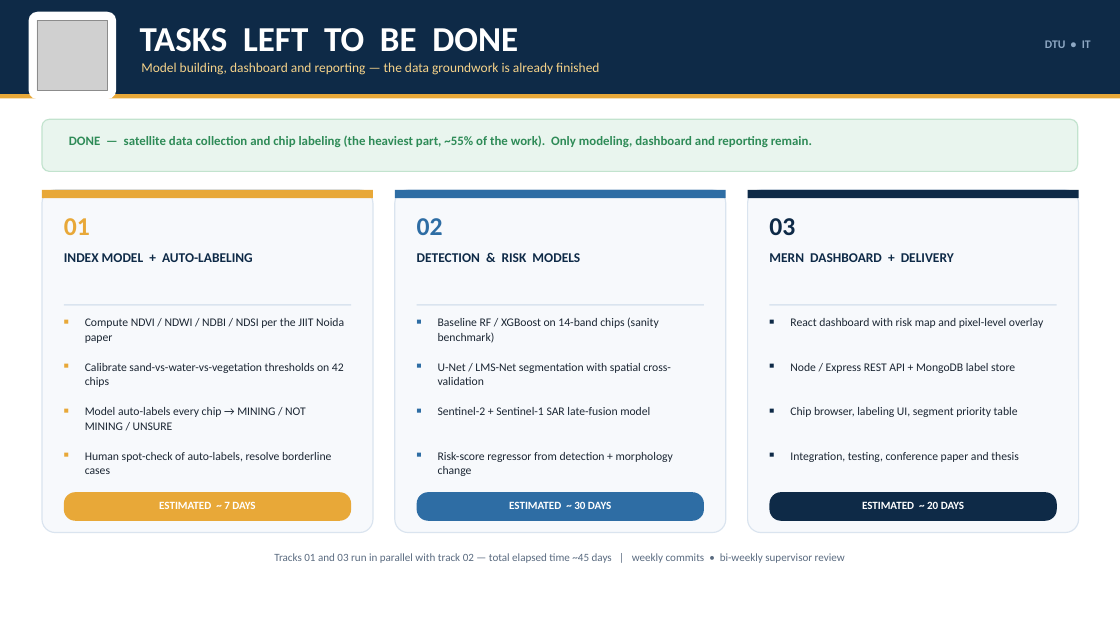
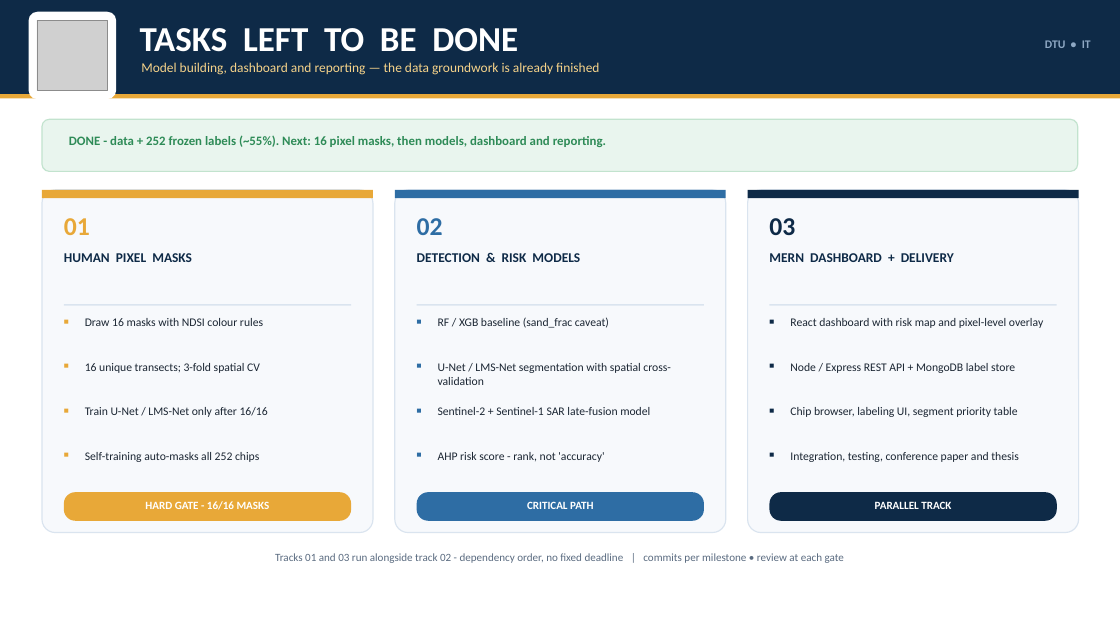
Before and after one commit to uppu123/AI-Based-illegal-Sand-Mining-Detection-and-Risk-Priortization-Detection, a slide deck: slide 3 of presentation/Project_Progress_Presentation.pptx. Drawn at 1120x630 pixels with LibreOffice and Linux fonts; fonts in the diff are those of the drawing; grey boxes stand for pictures. Boxes give left, top, right and bottom in pixels: in the first picture for what was removed or moved away, otherwise in the second. Text is boxed around its words. In the diff, an @@ line names an element or a change of style, - is before the commit and + after.

```diff
--- a/presentation/Project_Progress_Presentation.pptx
+++ b/presentation/Project_Progress_Presentation.pptx
@@ text at (x1=69, y1=135, x2=606, y2=147): text changed @@
-DONE — satellite data collection and chip labeling (the heaviest part, ~55% of the work). Only modeling, dashboard and reporting remain.
+DONE - data + 252 frozen labels (~55%). Next: 16 pixel masks, then models, dashboard and reporting.
@@ text at (x1=64, y1=253, x2=192, y2=262): text changed @@
-INDEX MODEL + AUTO-LABELING
+HUMAN PIXEL MASKS
@@ text at (x1=85, y1=318, x2=263, y2=326): text changed @@
-Compute NDVI / NDWI / NDBI / NDSI per the JIIT Noida paper
+Draw 16 masks with NDSI colour rules
@@ text at (x1=438, y1=317, x2=609, y2=328): text changed @@
-Baseline RF / XGBoost on 14-band chips (sanity benchmark)
+RF / XGB baseline (sand_frac caveat)
@@ text at (x1=85, y1=363, x2=260, y2=373): text changed @@
-Calibrate sand-vs-water-vs-vegetation thresholds on 42 chips
+16 unique transects; 3-fold spatial CV
@@ text at (x1=85, y1=407, x2=268, y2=417): text changed @@
-Model auto-labels every chip → MINING / NOT MINING / UNSURE
+Train U-Net / LMS-Net only after 16/16
@@ text at (x1=85, y1=452, x2=259, y2=462): text changed @@
-Human spot-check of auto-labels, resolve borderline cases
+Self-training auto-masks all 252 chips
@@ text at (x1=438, y1=452, x2=604, y2=462): text changed @@
-Risk-score regressor from detection + morphology change
+AHP risk score - rank, not 'accuracy'
@@ text at (x1=145, y1=501, x2=270, y2=510): text changed @@
-ESTIMATED ~ 7 DAYS
+HARD GATE - 16/16 MASKS
@@ text at (x1=527, y1=501, x2=593, y2=509): text changed @@
-ESTIMATED ~ 30 DAYS
+CRITICAL PATH
@@ text at (x1=875, y1=501, x2=951, y2=509): text changed @@
-ESTIMATED ~ 20 DAYS
+PARALLEL TRACK
@@ text at (x1=275, y1=553, x2=844, y2=563): text changed @@
-Tracks 01 and 03 run in parallel with track 02 — total elapsed time ~45 days | weekly commits • bi-weekly supervisor review
+Tracks 01 and 03 run alongside track 02 - dependency order, no fixed deadline | commits per milestone • review at each gate
```
Also in this commit, not shown: 2 other slides changed, 14 other files.
